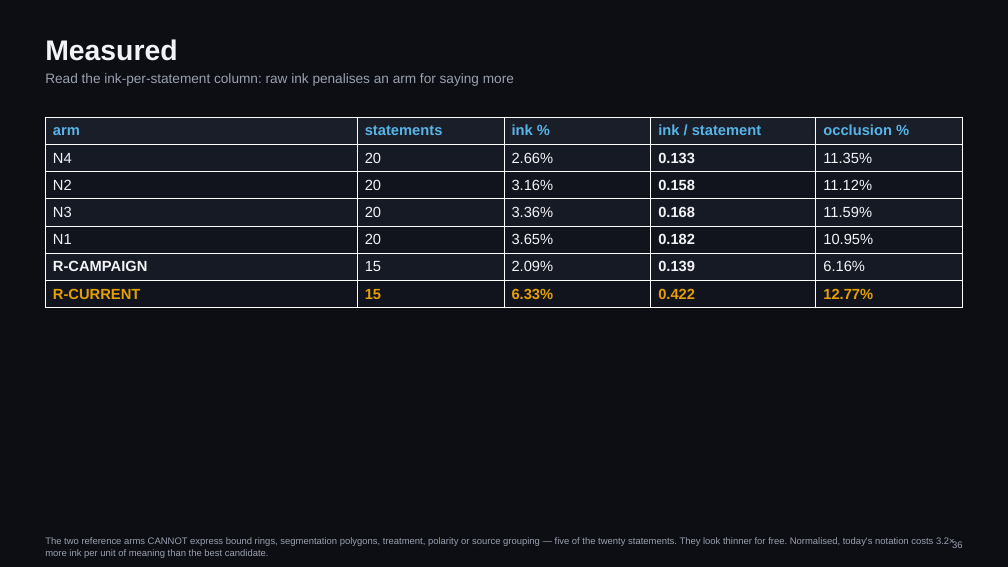
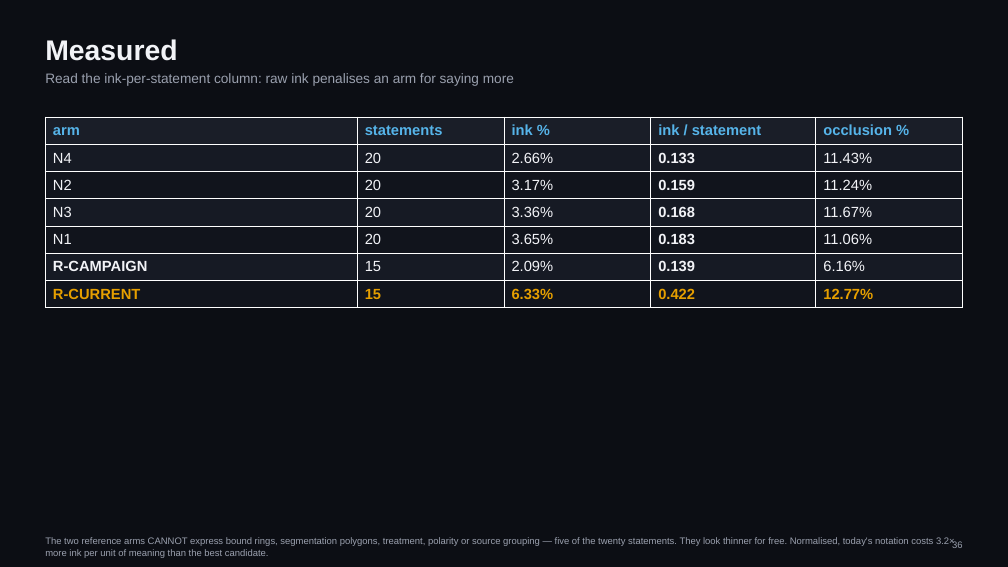
Before and after one commit to usfcs-edu/agentic-lensing, a slide deck: slide 36 of formats/AstroMark/research/AstroMark-Research.pptx. Drawn at 1008x567 pixels with LibreOffice and Linux fonts; fonts in the diff are those of the drawing. Boxes give left, top, right and bottom in pixels: in the first picture for what was removed or moved away, otherwise in the second. Text is boxed around its words. In the diff, an @@ line names an element or a change of style, - is before the commit and + after.

```diff
--- a/formats/AstroMark/research/AstroMark-Research.pptx
+++ b/formats/AstroMark/research/AstroMark-Research.pptx
@@ table at bbox=[45, 117, 963, 308] @@
-row 2, column 5: 11.35%
+row 2, column 5: 11.43%
-row 3: N2 | 20 | 3.16% | 0.158 | 11.12%
+row 3: N2 | 20 | 3.17% | 0.159 | 11.24%
-row 4, column 5: 11.59%
+row 4, column 5: 11.67%
-row 5, column 4: 0.182
+row 5, column 4: 0.183
-row 5, column 5: 10.95%
+row 5, column 5: 11.06%
```
Also in this commit, not shown: 4 other slides changed, 22 other files.
